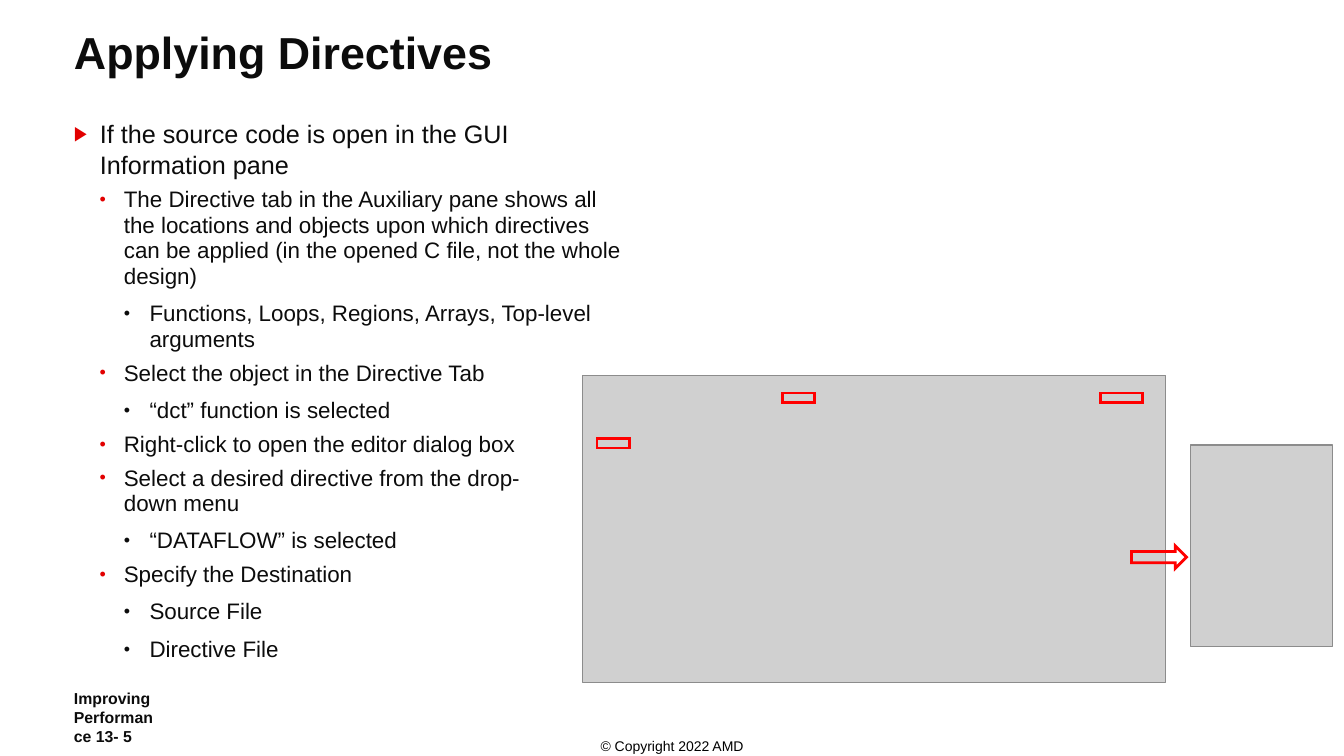
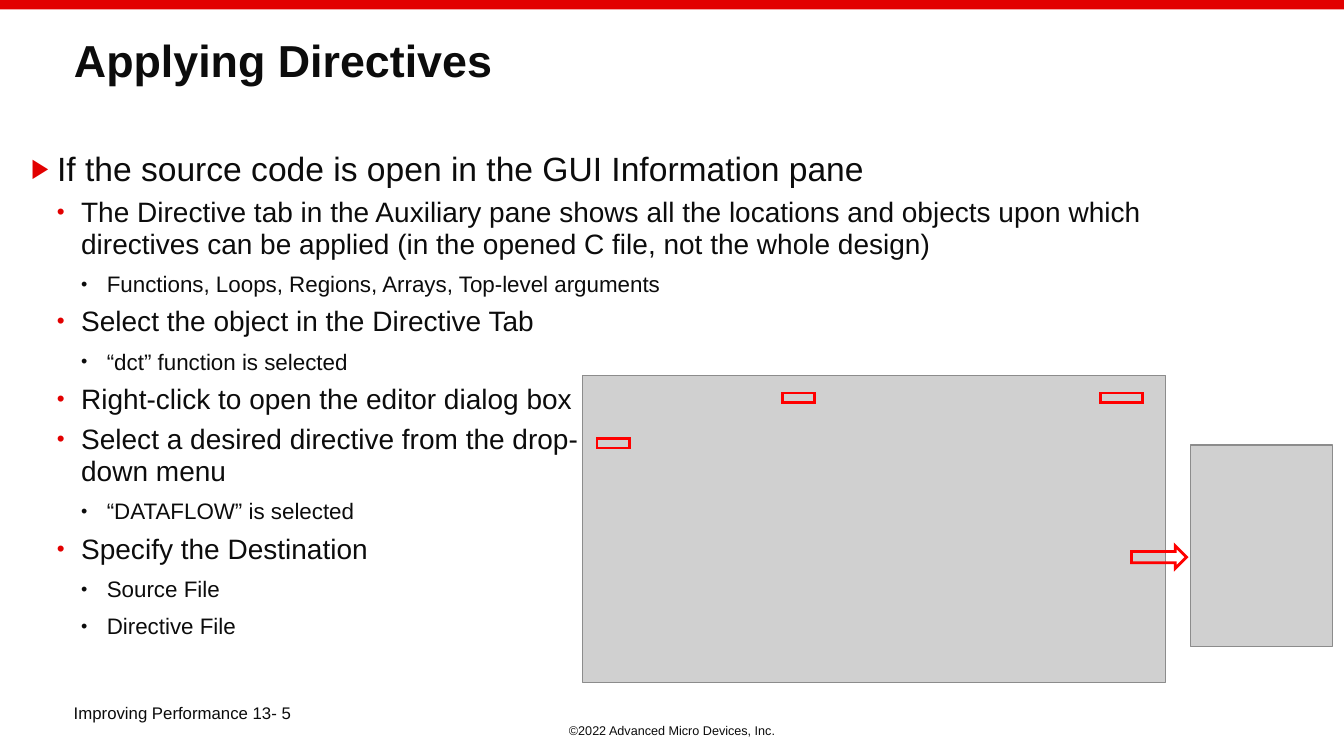
Before and after one commit to ChunxuGuo/High-Level-Synthesis-Flow-on-Zynq-using-Vitis-HLS, a slide deck: slide 5 of vitis_slides/13_Improving_Performance.PPTX. Drawn at 1344x756 pixels with LibreOffice and Linux fonts; fonts in the diff are those of the drawing; grey boxes stand for pictures; background and template pictures are left out. Boxes give left, top, right and bottom in pixels: in the first picture for what was removed or moved away, otherwise in the second. Text is boxed around its words. In the diff, an @@ line names an element or a change of style, - is before the commit and + after.

```diff
--- a/vitis_slides/13_Improving_Performance.PPTX
+++ b/vitis_slides/13_Improving_Performance.PPTX
@@ rectangle added at (0,0,1344,9), fill #E20000 @@
@@ title "Applying Directives": place and size @@
-title "Applying Directives" at (74,36,492,78)
+title "Applying Directives" at (74,44,492,86)
@@ text "If the source code is ...": place and size @@
-text "If the source code is ..." at (100,124,620,658)
+text "If the source code is ..." at (57,156,1141,635)
@@ text at (57,156,1141,564): size 18 to 24 pt in "If the source code is open in ..."; size 16 to 20 pt in "The Directive tab in the Auxiliary pane ...", "Select the object in the Directive Tab", "Right-click to open the editor dialog box", "Select a desired directive from the drop- ..." and 1 more places @@
@@ text at (74,707,291,723): size 11.3 to 12 pt, bold off; vertical alignment middle to top @@
@@ text at (569,726,775,737): text changed; size 10 to 9 pt; text colour #000000 to #0C0C0C @@
-© Copyright 2022 AMD
+©2022 Advanced Micro Devices, Inc.
```
Also in this commit, not shown: 84 other slides changed, 2 slides added, 9 other files.
